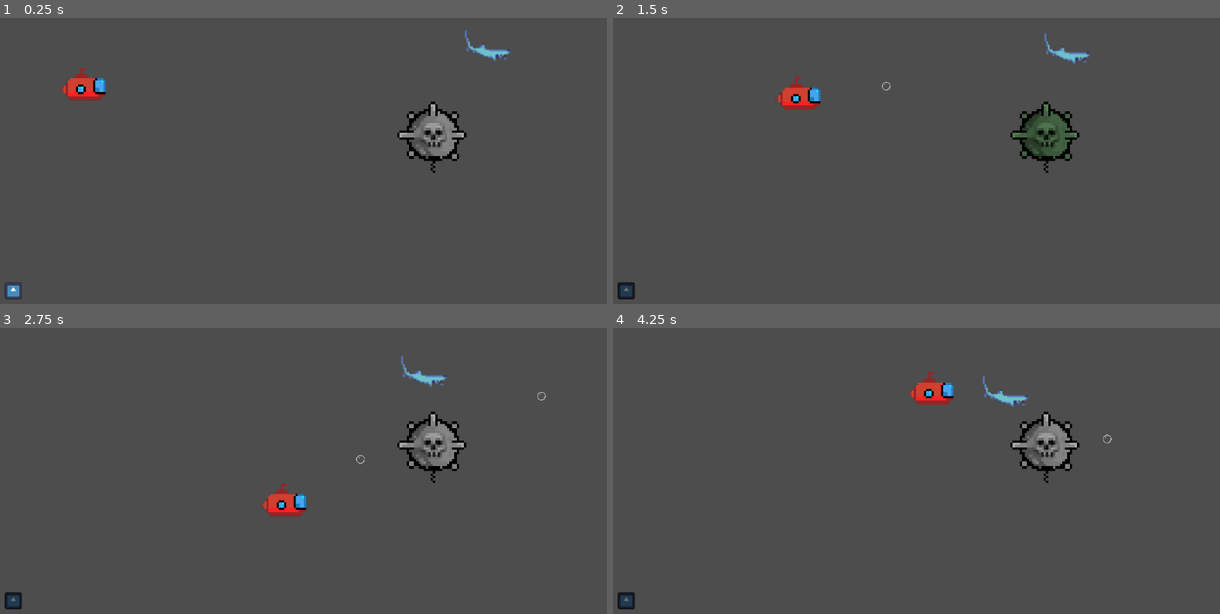
Above: before the commit, frames 1-4 (two rows, left to right).
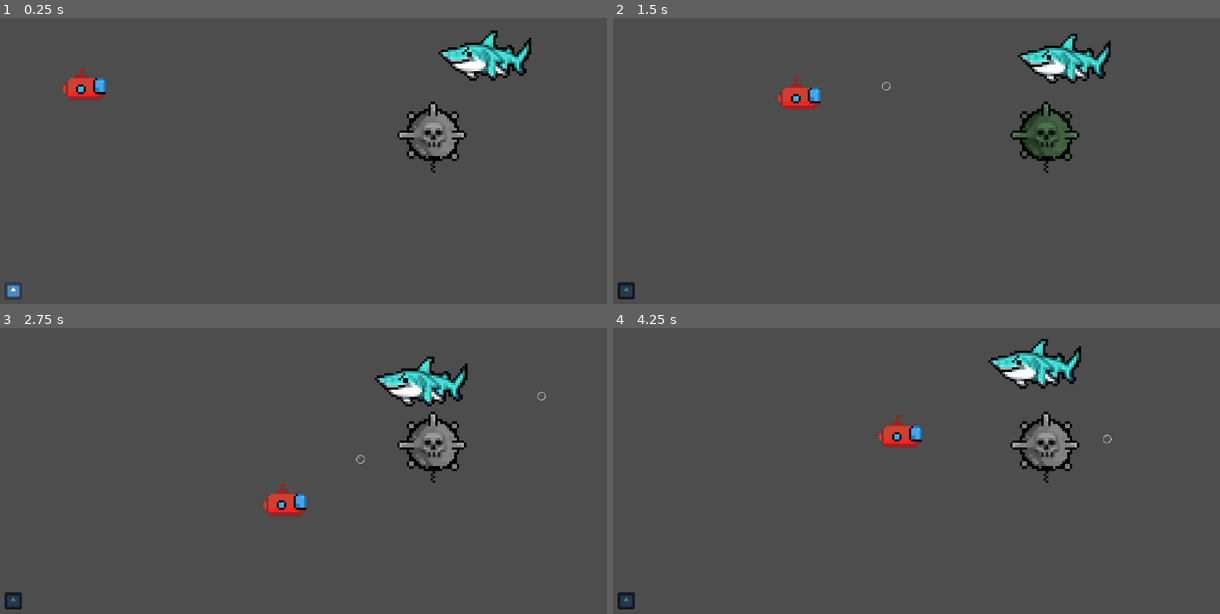
Above: after the commit, the same moments.

Repository: SStewart424/brackeys-game-jam-23
Game: Godot game, scene res://Main.tscn
Two runs of this game, one before a commit and one after it. Both use one fixed random seed, a clock stepped at 60 frames per second and the inputs below. The engine's default icon, where the game draws it, is replaced by a stand-in: a white triangle on a blue panel in a dark square.
Inputs (mouse positions are in pixels of both pictures, inside the frame that each line leads up to):
- Up to frame 1 (0.25 s): no input
- Up to frame 2 (1.5 s): move the mouse to (1050, 123) at 0.52 s; hold Right (ui_right) 0.53-1.28 s; click (1050, 123) at 0.6 s; move the mouse to (789, 158) at 1.27 s; hold Down (ui_down) from 1.28 s (still down); tap Space (sonar) at 1.35 s
- Up to frame 3 (2.75 s): move the mouse to (358, 376) at 2.02 s; release Down (ui_down) at 2.03 s; hold Right (ui_right) from 2.03 s (still down); click (358, 376) at 2.1 s
- Up to frame 4 (4.25 s): move the mouse to (880, 519) at 2.77 s; release Right (ui_right) at 2.78 s; hold Up (ui_up) 2.78-3.53 s; tap Space (sonar) at 2.85 s; move the mouse to (1098, 502) at 3.52 s; hold Left (ui_left) from 3.53 s (still down); click (1098, 502) at 3.6 s

The runs differ from the first frame. In frame 1, 1.5% of the frame differs, in the area x 72-88%, y 4-23%; in frame 2, 1.5%; in frame 3, 1.5%; in frame 4, 2.8%, in the area x 43-78%, y 3-43%.

Commit message:
Update shark sprite

Diff:
--- a/Main.tscn
+++ b/Main.tscn
@@ -18,7 +18,7 @@
 
 [node name="EnemyShark" parent="." instance=ExtResource("3_v0qcx")]
 position = Vector2(935, 160)
-scale = Vector2(3, 3)
+scale = Vector2(1, 1)
 
 [node name="Sonar" parent="." instance=ExtResource("4_xk4r6")]
 position = Vector2(45, 603)
--- a/Units/EnemyShark.tscn
+++ b/Units/EnemyShark.tscn
@@ -1,11 +1,11 @@
 [gd_scene load_steps=4 format=3 uid="uid://behiu4e5j6be4"]
 
 [ext_resource type="Script" path="res://Units/EnemyShark.gd" id="1_v553d"]
-[ext_resource type="Texture2D" uid="uid://dwh4xoemmjnsh" path="res://art/32bit-shark-thresher3.svg" id="2_dit7u"]
+[ext_resource type="Texture2D" uid="uid://8akb3wu6feb1" path="res://art/shark.png" id="2_7ust4"]
 
 [sub_resource type="CapsuleShape2D" id="CapsuleShape2D_vypjt"]
-radius = 1.9883
-height = 22.0873
+radius = 26.1719
+height = 175.835
 
 [node name="EnemyShark" type="CharacterBody2D"]
 scale = Vector2(0.2, 0.2)
@@ -14,9 +14,10 @@
 metadata/_edit_group_ = true
 
 [node name="Sprite2D" type="Sprite2D" parent="."]
-texture = ExtResource("2_dit7u")
+scale = Vector2(0.25, 0.25)
+texture = ExtResource("2_7ust4")
 
 [node name="CollisionShape2D" type="CollisionShape2D" parent="."]
-position = Vector2(3, -1)
+position = Vector2(-4.76837e-07, 10)
 rotation = 1.67901
 shape = SubResource("CapsuleShape2D_vypjt")
--- a/art/32bit-shark-thresher3.svg
+++ /dev/null
@@ -1,132 +0,0 @@
-<?xml version="1.0" encoding="UTF-8" ?>
-<svg version="1.1" width="32" height="32" xmlns="http://www.w3.org/2000/svg">
-<rect x="3" y="1" width="1" height="1" fill="#597DCE" />
-<rect x="3" y="2" width="1" height="1" fill="#597DCE" />
-<rect x="3" y="3" width="1" height="1" fill="#597DCE" />
-<rect x="3" y="4" width="1" height="1" fill="#597DCE" />
-<rect x="3" y="5" width="1" height="1" fill="#597DCE" />
-<rect x="4" y="6" width="1" height="1" fill="#6DC2CA" />
-<rect x="4" y="7" width="1" height="1" fill="#597DCE" />
-<rect x="4" y="8" width="1" height="1" fill="#597DCE" />
-<rect x="5" y="8" width="1" height="1" fill="#6DC2CA" />
-<rect x="5" y="9" width="1" height="1" fill="#6DC2CA" />
-<rect x="14" y="9" width="1" height="1" fill="#30346D" />
-<rect x="5" y="10" width="1" height="1" fill="#6DC2CA" />
-<rect x="13" y="10" width="1" height="1" fill="#597DCE" />
-<rect x="14" y="10" width="1" height="1" fill="#6DC2CA" />
-<rect x="5" y="11" width="1" height="1" fill="#597DCE" />
-<rect x="6" y="11" width="1" height="1" fill="#6DC2CA" />
-<rect x="7" y="11" width="1" height="1" fill="#6DC2CA" />
-<rect x="8" y="11" width="1" height="1" fill="#30346D" />
-<rect x="12" y="11" width="1" height="1" fill="#597DCE" />
-<rect x="13" y="11" width="1" height="1" fill="#597DCE" />
-<rect x="14" y="11" width="1" height="1" fill="#6DC2CA" />
-<rect x="4" y="12" width="1" height="1" fill="#597DCE" />
-<rect x="6" y="12" width="1" height="1" fill="#597DCE" />
-<rect x="7" y="12" width="1" height="1" fill="#6DC2CA" />
-<rect x="8" y="12" width="1" height="1" fill="#6DC2CA" />
-<rect x="9" y="12" width="1" height="1" fill="#6DC2CA" />
-<rect x="10" y="12" width="1" height="1" fill="#6DC2CA" />
-<rect x="11" y="12" width="1" height="1" fill="#6DC2CA" />
-<rect x="12" y="12" width="1" height="1" fill="#6DC2CA" />
-<rect x="13" y="12" width="1" height="1" fill="#6DC2CA" />
-<rect x="14" y="12" width="1" height="1" fill="#6DC2CA" />
-<rect x="15" y="12" width="1" height="1" fill="#597DCE" />
-<rect x="4" y="13" width="1" height="1" fill="#597DCE" />
-<rect x="8" y="13" width="1" height="1" fill="#597DCE" />
-<rect x="9" y="13" width="1" height="1" fill="#597DCE" />
-<rect x="10" y="13" width="1" height="1" fill="#6DC2CA" />
-<rect x="11" y="13" width="1" height="1" fill="#6DC2CA" />
-<rect x="12" y="13" width="1" height="1" fill="#6DC2CA" />
-<rect x="13" y="13" width="1" height="1" fill="#6DC2CA" />
-<rect x="14" y="13" width="1" height="1" fill="#6DC2CA" />
-<rect x="15" y="13" width="1" height="1" fill="#6DC2CA" />
-<rect x="16" y="13" width="1" height="1" fill="#6DC2CA" />
-<rect x="17" y="13" width="1" height="1" fill="#6DC2CA" />
-<rect x="18" y="13" width="1" height="1" fill="#597DCE" />
-<rect x="19" y="13" width="1" height="1" fill="#597DCE" />
-<rect x="20" y="13" width="1" height="1" fill="#597DCE" />
-<rect x="21" y="13" width="1" height="1" fill="#597DCE" />
-<rect x="22" y="13" width="1" height="1" fill="#597DCE" />
-<rect x="23" y="13" width="1" height="1" fill="#597DCE" />
-<rect x="24" y="13" width="1" height="1" fill="#597DCE" />
-<rect x="25" y="13" width="1" height="1" fill="#597DCE" />
-<rect x="26" y="13" width="1" height="1" fill="#597DCE" />
-<rect x="27" y="13" width="1" height="1" fill="#597DCE" />
-<rect x="28" y="13" width="1" height="1" fill="#597DCE" />
-<rect x="29" y="13" width="1" height="1" fill="#30346D" />
-<rect x="30" y="13" width="1" height="1" fill="#30346D" />
-<rect x="8" y="14" width="1" height="1" fill="#597DCE" />
-<rect x="10" y="14" width="1" height="1" fill="#597DCE" />
-<rect x="11" y="14" width="1" height="1" fill="#6DC2CA" />
-<rect x="12" y="14" width="1" height="1" fill="#6DC2CA" />
-<rect x="13" y="14" width="1" height="1" fill="#6DC2CA" />
-<rect x="14" y="14" width="1" height="1" fill="#6DC2CA" />
-<rect x="15" y="14" width="1" height="1" fill="#6DC2CA" />
-<rect x="16" y="14" width="1" height="1" fill="#6DC2CA" />
-<rect x="17" y="14" width="1" height="1" fill="#6DC2CA" />
-<rect x="18" y="14" width="1" height="1" fill="#6DC2CA" />
-<rect x="19" y="14" width="1" height="1" fill="#6DC2CA" />
-<rect x="20" y="14" width="1" height="1" fill="#6DC2CA" />
-<rect x="21" y="14" width="1" height="1" fill="#6DC2CA" />
-<rect x="22" y="14" width="1" height="1" fill="#6DC2CA" />
-<rect x="23" y="14" width="1" height="1" fill="#6DC2CA" />
-<rect x="24" y="14" width="1" height="1" fill="#6DC2CA" />
-<rect x="25" y="14" width="1" height="1" fill="#6DC2CA" />
-<rect x="26" y="14" width="1" height="1" fill="#6DC2CA" />
-<rect x="27" y="14" width="1" height="1" fill="#6DC2CA" />
-<rect x="28" y="14" width="1" height="1" fill="#6DC2CA" />
-<rect x="29" y="14" width="1" height="1" fill="#6DC2CA" />
-<rect x="30" y="14" width="1" height="1" fill="#597DCE" />
-<rect x="11" y="15" width="1" height="1" fill="#30346D" />
-<rect x="12" y="15" width="1" height="1" fill="#597DCE" />
-<rect x="13" y="15" width="1" height="1" fill="#6DC2CA" />
-<rect x="14" y="15" width="1" height="1" fill="#6DC2CA" />
-<rect x="15" y="15" width="1" height="1" fill="#6DC2CA" />
-<rect x="16" y="15" width="1" height="1" fill="#6DC2CA" />
-<rect x="17" y="15" width="1" height="1" fill="#6DC2CA" />
-<rect x="18" y="15" width="1" height="1" fill="#6DC2CA" />
-<rect x="19" y="15" width="1" height="1" fill="#6DC2CA" />
-<rect x="20" y="15" width="1" height="1" fill="#6DC2CA" />
-<rect x="21" y="15" width="1" height="1" fill="#6DC2CA" />
-<rect x="22" y="15" width="1" height="1" fill="#6DC2CA" />
-<rect x="23" y="15" width="1" height="1" fill="#6DC2CA" />
-<rect x="24" y="15" width="1" height="1" fill="#6DC2CA" />
-<rect x="25" y="15" width="1" height="1" fill="#6DC2CA" />
-<rect x="26" y="15" width="1" height="1" fill="#6DC2CA" />
-<rect x="27" y="15" width="1" height="1" fill="#6DC2CA" />
-<rect x="28" y="15" width="1" height="1" fill="#6DC2CA" />
-<rect x="29" y="15" width="1" height="1" fill="#597DCE" />
-<rect x="13" y="16" width="1" height="1" fill="#30346D" />
-<rect x="14" y="16" width="1" height="1" fill="#597DCE" />
-<rect x="15" y="16" width="1" height="1" fill="#6DC2CA" />
-<rect x="16" y="16" width="1" height="1" fill="#6DC2CA" />
-<rect x="17" y="16" width="1" height="1" fill="#6DC2CA" />
-<rect x="18" y="16" width="1" height="1" fill="#6DC2CA" />
-<rect x="19" y="16" width="1" height="1" fill="#6DC2CA" />
-<rect x="20" y="16" width="1" height="1" fill="#6DC2CA" />
-<rect x="21" y="16" width="1" height="1" fill="#6DC2CA" />
-<rect x="22" y="16" width="1" height="1" fill="#30346D" />
-<rect x="23" y="16" width="1" height="1" fill="#30346D" />
-<rect x="24" y="16" width="1" height="1" fill="#6DC2CA" />
-<rect x="25" y="16" width="1" height="1" fill="#442434" />
-<rect x="26" y="16" width="1" height="1" fill="#6DC2CA" />
-<rect x="27" y="16" width="1" height="1" fill="#442434" />
-<rect x="28" y="16" width="1" height="1" fill="#442434" />
-<rect x="16" y="17" width="1" height="1" fill="#30346D" />
-<rect x="17" y="17" width="1" height="1" fill="#597DCE" />
-<rect x="18" y="17" width="1" height="1" fill="#597DCE" />
-<rect x="19" y="17" width="1" height="1" fill="#597DCE" />
-<rect x="20" y="17" width="1" height="1" fill="#6DC2CA" />
-<rect x="21" y="17" width="1" height="1" fill="#6DC2CA" />
-<rect x="22" y="17" width="1" height="1" fill="#30346D" />
-<rect x="23" y="17" width="1" height="1" fill="#30346D" />
-<rect x="24" y="17" width="1" height="1" fill="#597DCE" />
-<rect x="25" y="17" width="1" height="1" fill="#597DCE" />
-<rect x="26" y="17" width="1" height="1" fill="#442434" />
-<rect x="20" y="18" width="1" height="1" fill="#597DCE" />
-<rect x="21" y="18" width="1" height="1" fill="#6DC2CA" />
-<rect x="27" y="18" width="1" height="1" fill="#597DCE" />
-<rect x="28" y="18" width="1" height="1" fill="#597DCE" />
-<rect x="21" y="19" width="1" height="1" fill="#597DCE" />
-</svg>
Binary file added: art/shark.png
Not shown, changed: art/shark.png.import
